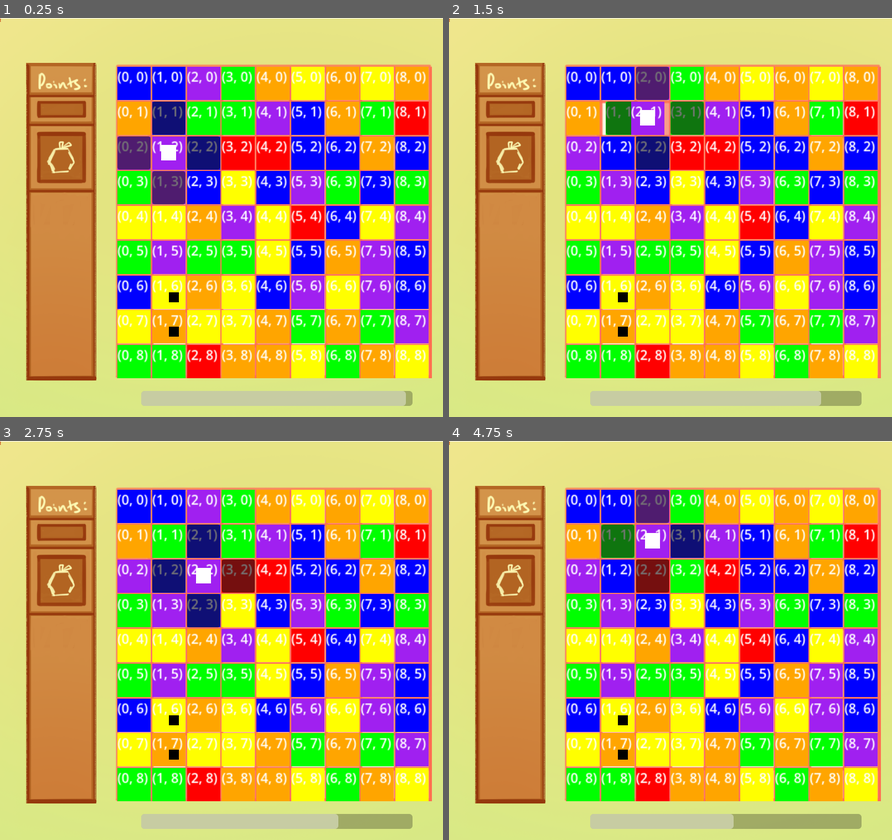
Above: before the commit, frames 1-4 (two rows, left to right).
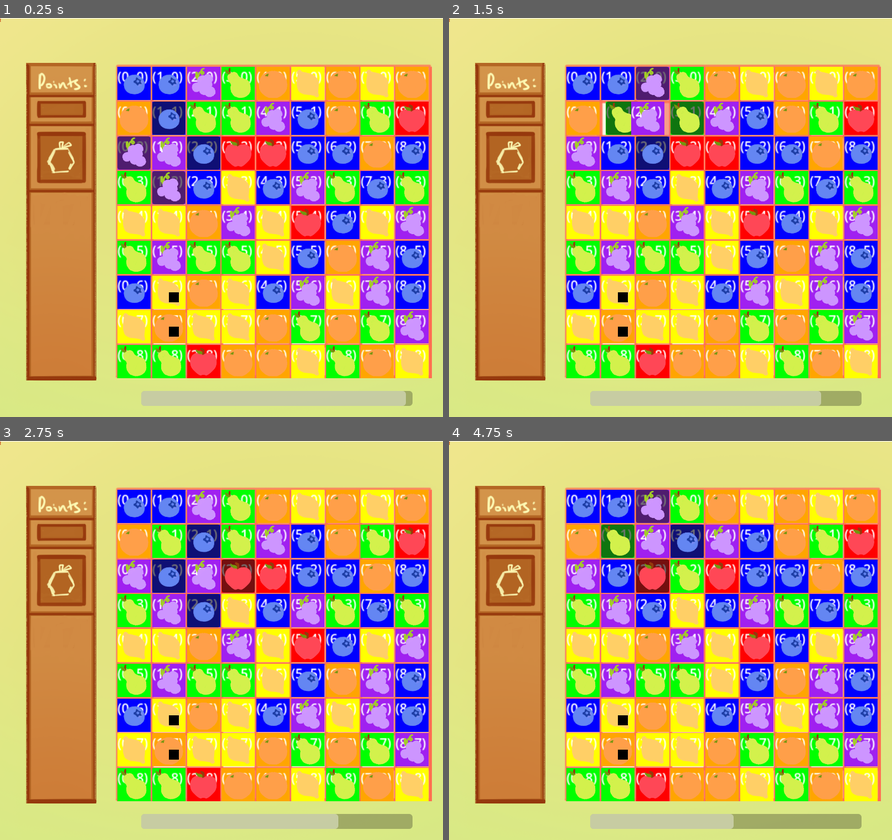
Above: after the commit, the same moments.

Repository: hulien22/gmtk2023
Game: Godot game, scene res://scenes/main.tscn
The game is run twice, just before and just after one commit, with the same random seed, the same clock (stepped at 60 frames per second) and the same inputs. The engine's default icon, where the game draws it, is replaced by a stand-in: a white triangle on a blue panel in a dark square.
Inputs (mouse positions are in pixels of both pictures, inside the frame that each line leads up to):
- Up to frame 1 (0.25 s): no input
- Up to frame 2 (1.5 s): click (617, 117) at 0.52 s; hold Right (player_movement_right) from 1.28 s (still down)
- Up to frame 3 (2.75 s): release Right (player_movement_right) at 2.03 s; hold S (player_movement_down) from 2.03 s (still down)
- Up to frame 4 (4.75 s): tap Enter at 2.75 s; release S (player_movement_down) at 2.78 s; hold Right (player_movement_right) 2.78-3.53 s; hold Up (player_movement_up) 3.53-4.28 s; hold Left (player_movement_left) from 4.28 s (still down)

The runs differ from the first frame. In frame 1, 21% of the frame differs, in the area x 27-97%, y 12-90%; in frame 2, 21%; in frame 3, 21%; in frame 4, 21%.

Commit message:
add in fruits

Diff:
--- a/scenes/Grid.gd
+++ b/scenes/Grid.gd
@@ -35,7 +35,7 @@
 			var color = Global.get_random_color()
 			while (!check_color(new_tile.posn, color)):
 				color = Global.get_random_color()
-			new_tile.set_type(color)
+			new_tile.set_type_and_modifier(color, Global.Modifier.NONE)
 			add_child(new_tile)
 			tiles[h].push_back(new_tile)
 
@@ -93,7 +93,7 @@
 	# Delete all the nodes
 	for m in matches:
 		tiles[m.y][m.x].destroy()
-		tiles[m.y][m.x].set_type(Global.TileType.EMPTY)
+		tiles[m.y][m.x].set_type_and_modifier(Global.TileType.EMPTY, Global.Modifier.NONE)
 
 
 	return (matches.size() > 0)
@@ -175,7 +175,7 @@
 			new_tile.position = posn_from_grid(Vector2(w, 0 - i - 1))
 			new_tile.scale = Vector2(tile_size, tile_size)
 			var color = Global.get_random_color()
-			new_tile.set_type(color)
+			new_tile.set_type_and_modifier(color, Global.Modifier.NONE)
 			add_child(new_tile)
 			tiles[delete_count - i - 1][w] = new_tile
 
--- a/scenes/Tile.gd
+++ b/scenes/Tile.gd
@@ -4,11 +4,16 @@
 var posn: Vector2 = Vector2.ZERO
 var is_player: bool = false
 var type: Global.TileType
+var modifier: Global.Modifier
 
 # Called when the node enters the scene tree for the first time.
 func _ready():
 	set_is_player(false)
 	$Node/Button.pressed.connect(self._button_pressed)
+
+func set_type_and_modifier(t: Global.TileType, m: Global.Modifier):
+	set_modifier(m)
+	set_type(t)
 
 func set_type(t: Global.TileType):
 	type = t
@@ -29,6 +34,22 @@
 			# explode and delete?
 #			visible = false
 			pass
+	$Node/ColorRect.modulate.a = 1
+	$Node/Sprites.frame = Global.get_index_from_type(t)
+
+func set_modifier(m: Global.Modifier):
+	modifier = m
+	match m:
+		Global.Modifier.NONE:
+			$Node/Sprites.set_animation("Fruit")
+		Global.Modifier.VERTICAL:
+			$Node/Sprites.set_animation("VerticalBomb")
+		Global.Modifier.HORIZONTAL:
+			$Node/Sprites.set_animation("HorizontalBomb")
+		Global.Modifier.DESTROYER_OF_EIGHT_TILES:
+			$Node/Sprites.set_animation("DestroyerBomb")
+		Global.Modifier.BOMB:
+			$Node/Sprites.set_animation("FruitBomb")
 
 func copy_from(tile):
 	#posn = tile.posn
--- a/scenes/Tile.tscn
+++ b/scenes/Tile.tscn
@@ -1,14 +1,152 @@
-[gd_scene load_steps=7 format=3 uid="uid://br8esrrp0i7wc"]
+[gd_scene load_steps=35 format=3 uid="uid://br8esrrp0i7wc"]
 
 [ext_resource type="Script" path="res://scenes/Tile.gd" id="1_qfmx2"]
 [ext_resource type="Texture2D" uid="uid://wepn0hs13a4c" path="res://art/icon.svg" id="2_syojg"]
+[ext_resource type="Texture2D" uid="uid://cxh5pva6q3vqy" path="res://art/fruits/apple.png" id="3_2ha3m"]
 [ext_resource type="Texture2D" uid="uid://256ffxfyywi3" path="res://art/Pixel.png" id="3_o0d2q"]
+[ext_resource type="Texture2D" uid="uid://cl04rjaed4hnf" path="res://art/fruits/orange.png" id="4_e5dwx"]
+[ext_resource type="Texture2D" uid="uid://ca2biyd7b0r1u" path="res://art/fruits/lemon.png" id="5_j3lrd"]
+[ext_resource type="Texture2D" uid="uid://md1ewu6rt0t4" path="res://art/fruits/pear.png" id="6_l561f"]
+[ext_resource type="Texture2D" uid="uid://dyept55xdae20" path="res://art/fruits/blueberry.png" id="7_n86oq"]
+[ext_resource type="Texture2D" uid="uid://dn0375twkqlwk" path="res://art/fruits/grape.png" id="8_l5um6"]
+[ext_resource type="Texture2D" uid="uid://r4k0q01itku4" path="res://art/fruits/apple__destroyer.png" id="9_kk86r"]
+[ext_resource type="Texture2D" uid="uid://dv5t37eu8ss2l" path="res://art/fruits/orange__destroyer.png" id="10_f7iw6"]
+[ext_resource type="Texture2D" uid="uid://bmyqr6pb6mkxp" path="res://art/fruits/lemon__destroyer.png" id="11_kouhu"]
+[ext_resource type="Texture2D" uid="uid://ch0tm023lrtso" path="res://art/fruits/pear__destroyer.png" id="12_o1jyh"]
+[ext_resource type="Texture2D" uid="uid://bx8b1x0ejdfhv" path="res://art/fruits/blueberry_destroyer.png" id="13_lujq8"]
+[ext_resource type="Texture2D" uid="uid://2tqspdfeoehw" path="res://art/fruits/grape__destroyer.png" id="14_way1m"]
+[ext_resource type="Texture2D" uid="uid://brm0vr4w22p1r" path="res://art/fruits/apple_explode.png" id="15_0ohlv"]
+[ext_resource type="Texture2D" uid="uid://7m7fl7suggxf" path="res://art/fruits/orange_explode.png" id="16_6g05i"]
+[ext_resource type="Texture2D" uid="uid://4x3tvls6kk15" path="res://art/fruits/lemon_explode.png" id="17_4r1fs"]
+[ext_resource type="Texture2D" uid="uid://lecda8wvmev8" path="res://art/fruits/pear_explode.png" id="18_xoj81"]
+[ext_resource type="Texture2D" uid="uid://vaqekofg073i" path="res://art/fruits/blueberry_explode.png" id="19_vtvmt"]
+[ext_resource type="Texture2D" uid="uid://6f78a5co83u5" path="res://art/fruits/grape_explode.png" id="20_or0x6"]
+[ext_resource type="Texture2D" uid="uid://c1gr86w6jjnpf" path="res://art/fruits/apple_horizontal.png" id="21_7ql1w"]
+[ext_resource type="Texture2D" uid="uid://coslycxgxh1c4" path="res://art/fruits/lemon_horizontal.png" id="22_s83rf"]
+[ext_resource type="Texture2D" uid="uid://dcv66y1qvsnpg" path="res://art/fruits/pear_horizontal.png" id="23_abgyn"]
+[ext_resource type="Texture2D" uid="uid://lbrmmv82kjdd" path="res://art/fruits/blueberry_horizontal.png" id="24_ewh0s"]
+[ext_resource type="Texture2D" uid="uid://mxftvto0wo43" path="res://art/fruits/grape_horizontal.png" id="25_mdbr2"]
+[ext_resource type="Texture2D" uid="uid://dbwkuo11y6xg3" path="res://art/fruits/apple_vertical.png" id="26_rshcd"]
+[ext_resource type="Texture2D" uid="uid://x30xhkab5ejy" path="res://art/fruits/lemon_vertical.png" id="27_at3qo"]
+[ext_resource type="Texture2D" uid="uid://4pbfa0ua5sj6" path="res://art/fruits/pear_vertical.png" id="28_872f0"]
+[ext_resource type="Texture2D" uid="uid://c2f8yhe4oy4vs" path="res://art/fruits/blueberry_vertical.png" id="29_o2sc3"]
+[ext_resource type="Texture2D" uid="uid://lckbate3aay8" path="res://art/fruits/grape_vertical.png" id="30_yx2e8"]
 
 [sub_resource type="SpriteFrames" id="SpriteFrames_in7oa"]
 animations = [{
-"frames": [],
+"frames": [{
+"duration": 1.0,
+"texture": ExtResource("9_kk86r")
+}, {
+"duration": 1.0,
+"texture": ExtResource("10_f7iw6")
+}, {
+"duration": 1.0,
+"texture": ExtResource("11_kouhu")
+}, {
+"duration": 1.0,
+"texture": ExtResource("12_o1jyh")
+}, {
+"duration": 1.0,
+"texture": ExtResource("13_lujq8")
+}, {
+"duration": 1.0,
+"texture": ExtResource("14_way1m")
+}],
 "loop": true,
-"name": &"DefaultTiles",
+"name": &"DestroyerBomb",
+"speed": 5.0
+}, {
+"frames": [{
+"duration": 1.0,
+"texture": ExtResource("3_2ha3m")
+}, {
+"duration": 1.0,
+"texture": ExtResource("4_e5dwx")
+}, {
+"duration": 1.0,
+"texture": ExtResource("5_j3lrd")
+}, {
+"duration": 1.0,
+"texture": ExtResource("6_l561f")
+}, {
+"duration": 1.0,
+"texture": ExtResource("7_n86oq")
+}, {
+"duration": 1.0,
+"texture": ExtResource("8_l5um6")
+}],
+"loop": true,
+"name": &"Fruit",
+"speed": 5.0
+}, {
+"frames": [{
+"duration": 1.0,
+"texture": ExtResource("15_0ohlv")
+}, {
+"duration": 1.0,
+"texture": ExtResource("16_6g05i")
+}, {
+"duration": 1.0,
+"texture": ExtResource("17_4r1fs")
+}, {
+"duration": 1.0,
+"texture": ExtResource("18_xoj81")
+}, {
+"duration": 1.0,
+"texture": ExtResource("19_vtvmt")
+}, {
+"duration": 1.0,
+"texture": ExtResource("20_or0x6")
+}],
+"loop": true,
+"name": &"FruitBomb",
+"speed": 5.0
+}, {
+"frames": [{
+"duration": 1.0,
+"texture": ExtResource("21_7ql1w")
+}, {
+"duration": 1.0,
+"texture": ExtResource("21_7ql1w")
+}, {
+"duration": 1.0,
+"texture": ExtResource("22_s83rf")
+}, {
+"duration": 1.0,
+"texture": ExtResource("23_abgyn")
+}, {
+"duration": 1.0,
+"texture": ExtResource("24_ewh0s")
+}, {
+"duration": 1.0,
+"texture": ExtResource("25_mdbr2")
+}],
+"loop": true,
+"name": &"HorizontalBomb",
+"speed": 5.0
+}, {
+"frames": [{
+"duration": 1.0,
+"texture": ExtResource("26_rshcd")
+}, {
+"duration": 1.0,
+"texture": ExtResource("26_rshcd")
+}, {
+"duration": 1.0,
+"texture": ExtResource("27_at3qo")
+}, {
+"duration": 1.0,
+"texture": ExtResource("28_872f0")
+}, {
+"duration": 1.0,
+"texture": ExtResource("29_o2sc3")
+}, {
+"duration": 1.0,
+"texture": ExtResource("30_yx2e8")
+}],
+"loop": true,
+"name": &"VerticalBomb",
 "speed": 5.0
 }]
 
@@ -302,9 +440,12 @@
 offset_right = 20.0
 offset_bottom = 20.0
 
-[node name="AnimatedSprite2D" type="AnimatedSprite2D" parent="Node"]
+[node name="Sprites" type="AnimatedSprite2D" parent="Node"]
+position = Vector2(-7.62939e-06, -7.62939e-06)
+scale = Vector2(0.345455, 0.345455)
 sprite_frames = SubResource("SpriteFrames_in7oa")
-animation = &"DefaultTiles"
+animation = &"Fruit"
+frame_progress = 0.354811
 
 [node name="GPUParticles2D" type="GPUParticles2D" parent="."]
 emitting = false
--- a/scripts/global.gd
+++ b/scripts/global.gd
@@ -30,5 +30,47 @@
 		5:
 			return TileType.PURPLE
 		_:
-			print("num out of range: ", r)
+			print_debug("num out of range: ", r)
 			return TileType.PURPLE
+
+func get_index_from_type(t: TileType):
+	match t:
+		TileType.RED:
+			return 0
+		TileType.ORANGE:
+			return 1
+		TileType.YELLOW:
+			return 2
+		TileType.GREEN:
+			return 3
+		TileType.BLUE:
+			return 4
+		TileType.PURPLE:
+			return 5
+		TileType.EMPTY:
+			return 6
+	print_debug("unknown tiletype: ", t)
+	return 0
+
+enum Modifier {
+	NONE,
+	VERTICAL,
+	HORIZONTAL,
+	DESTROYER_OF_EIGHT_TILES,
+	BOMB
+}
+
+func get_index_from_modifier(m: Modifier):
+	match m:
+		Modifier.NONE:
+			return 0
+		Modifier.VERTICAL:
+			return 1
+		Modifier.HORIZONTAL:
+			return 2
+		Modifier.DESTROYER_OF_EIGHT_TILES:
+			return 3
+		Modifier.BOMB:
+			return 4
+	print_debug("unknown modifier: ", m)
+	return 0
